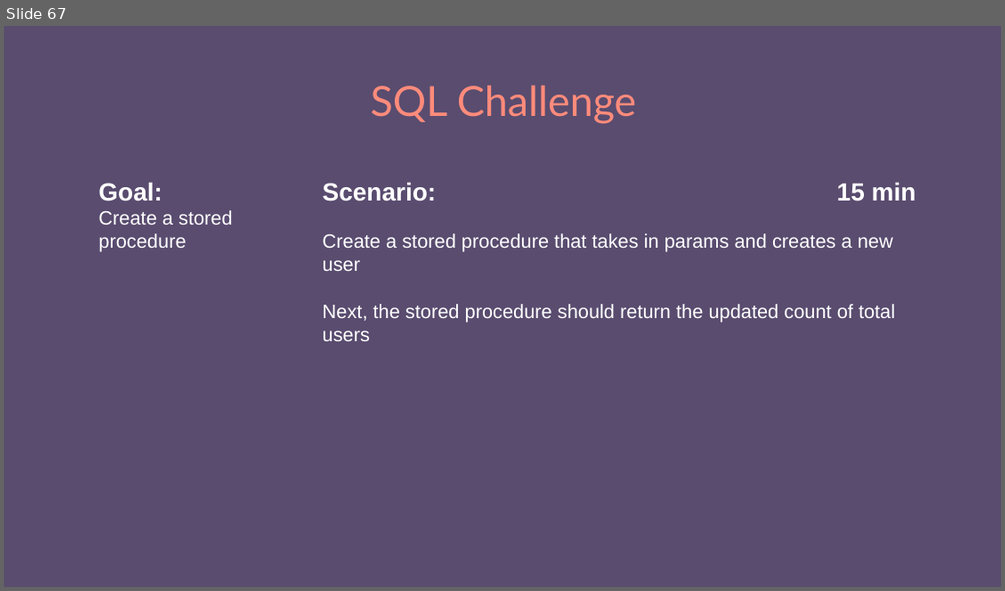
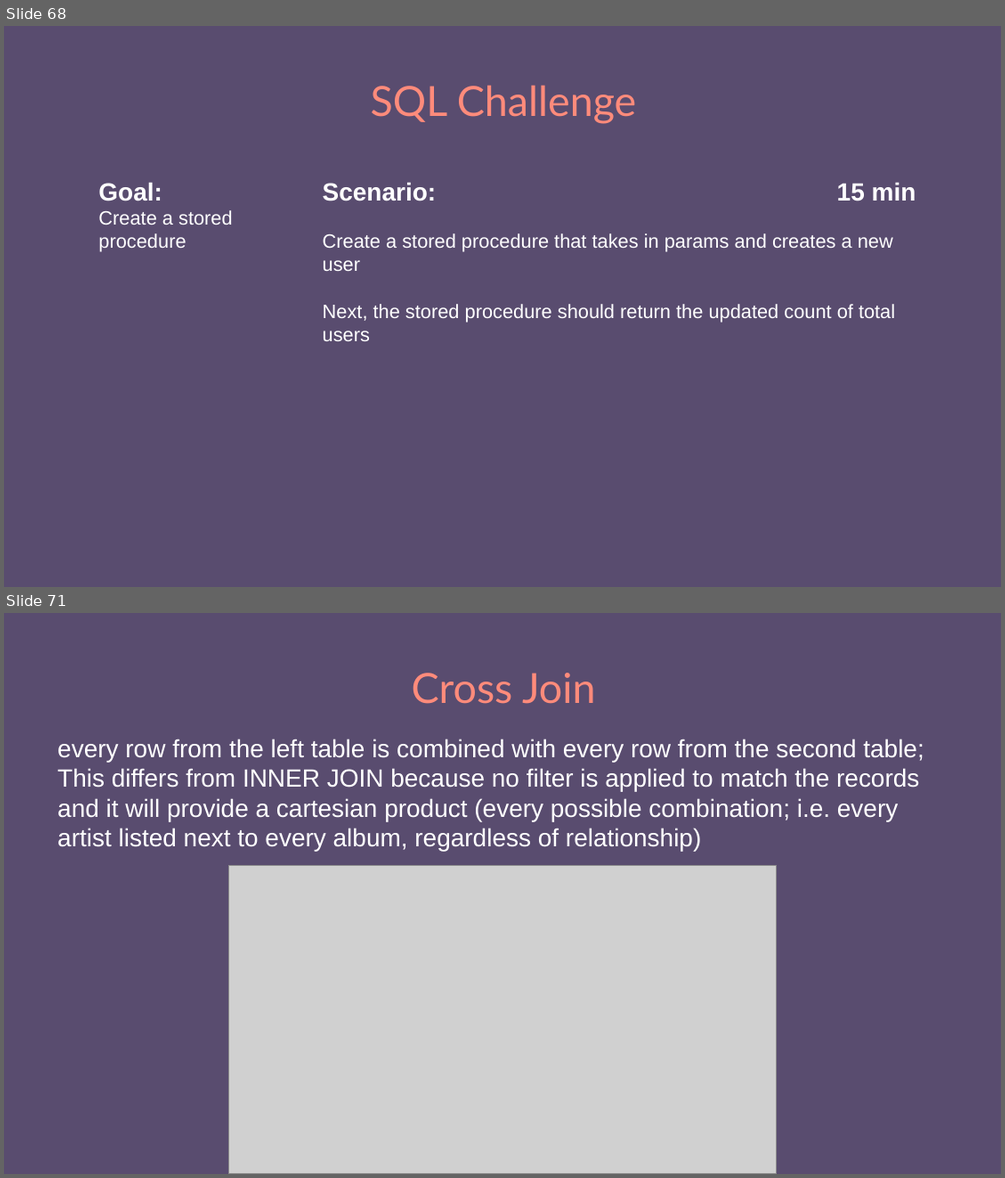
Before and after one commit to e-m-wilson/dotnet, a slide deck: Resources-Notes-Ppts/SQL/SQL_MSSQL.pptx. Shown one above the other, each under a label of ours: slide 67 before the commit, slides 68 and 71 after it; the slides between them are not shown. The pictures are 1005x591 and 1005x1178 pixels, drawn with LibreOffice and Linux fonts; fonts in the diff are those of the drawing; grey boxes stand for pictures. Boxes give left, top, right and bottom in pixels: in the first picture for what was removed or moved away, otherwise in the second. Text is boxed around its words. In the diff, an @@ line names an element or a change of style, - is before the commit and + after.

```diff
--- a/Resources-Notes-Ppts/SQL/SQL_MSSQL.pptx
+++ b/Resources-Notes-Ppts/SQL/SQL_MSSQL.pptx
@@ slide 71 added at (4,613,1001,1174), background #594C6F @@
@@ title added at (412,673,596,704), 30 pt, text #FF8B7B @@
+Cross Join
@@ text added at (57,738,923,852), 18 pt, text #FFFFFF @@
+every row from the left table is combined with every row from the second table; This differs from INNER JOIN because no filter is applied to match the records and it will provide a cartesian product (every possible combination; i.e. every artist listed next to every album, regardless of relationship)
@@ picture added at (229,865,777,1174) @@
@@ what was slide 67 is now slide 68 @@
```
Also in this commit, not shown: 8 slides changed, 10 other slides added, 4 slides removed, 1 other file.
